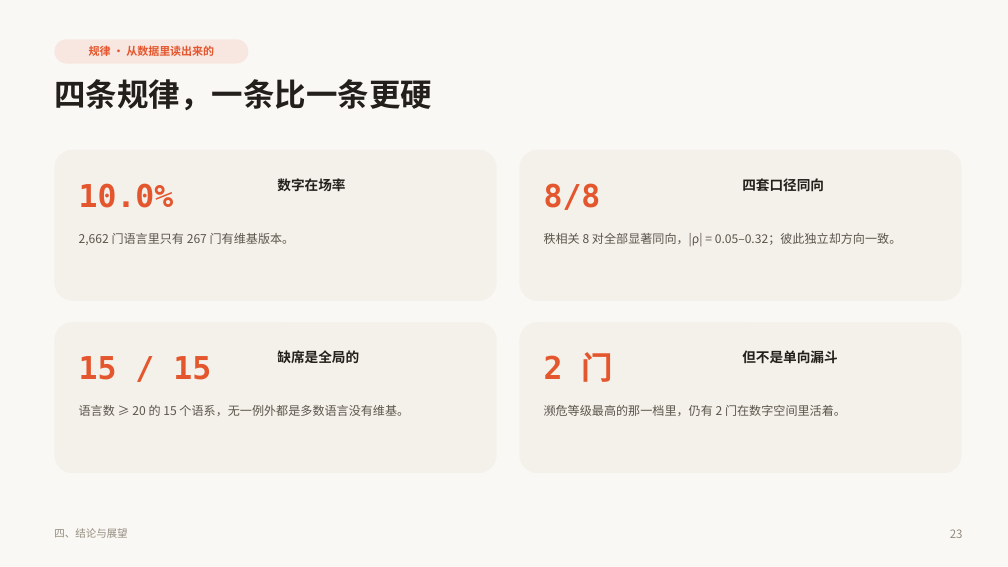
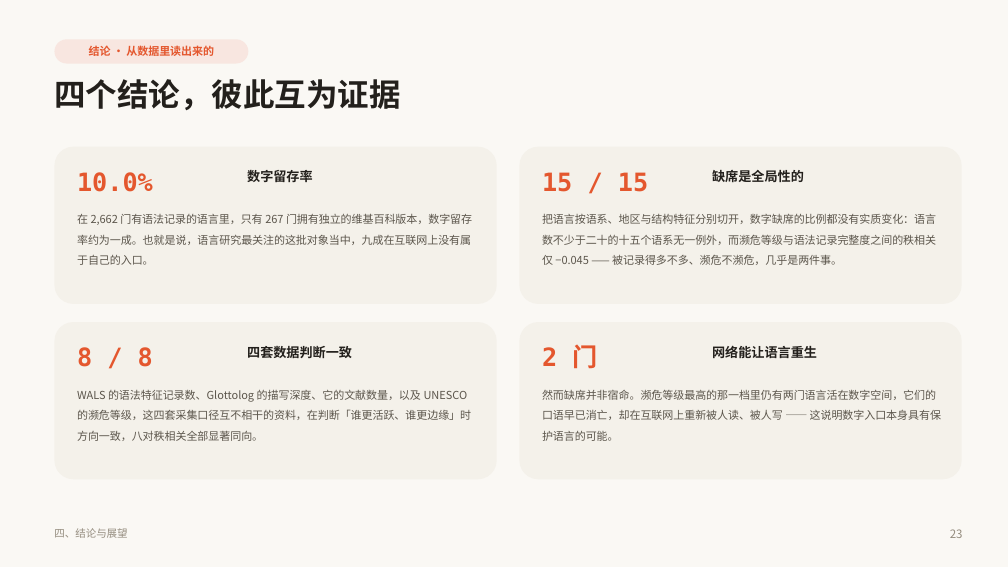
Before and after one commit to quvro/world-language-vitality-map, a slide deck: slide 23 of paper/世界语言赛博活力图谱_答辩PPT.pptx. Drawn at 1008x567 pixels with LibreOffice and Linux fonts; fonts in the diff are those of the drawing. Boxes give left, top, right and bottom in pixels: in the first picture for what was removed or moved away, otherwise in the second. Text is boxed around its words. In the diff, an @@ line names an element or a change of style, - is before the commit and + after.

```diff
--- a/paper/世界语言赛博活力图谱_答辩PPT.pptx
+++ b/paper/世界语言赛博活力图谱_答辩PPT.pptx
@@ text in rounded rectangle at (89, 46, 214, 56): text changed @@
-规律 · 从数据里读出来的
+结论 · 从数据里读出来的
@@ text at (54, 79, 400, 110): text changed @@
-四条规律，一条比一条更硬
+四个结论，彼此互为证据
@@ text "10.0%": place and size @@
-text "10.0%" at (79, 183, 174, 208)
+text "10.0%" at (77, 172, 153, 192)
@@ text at (247, 170, 313, 182): text changed; size 13 to 12.5 pt @@
-数字在场率
+数字留存率
@@ size 30 to 24 pt in 3 elements at (542, 345, 597, 369), (77, 172, 153, 192), (542, 172, 648, 192) @@
@@ text "15 / 15": place and size @@
-text "15 / 15" at (79, 356, 211, 380)
+text "15 / 15" at (542, 172, 648, 192)
@@ text at (712, 170, 804, 182): text changed; size 13 to 12.5 pt @@
-缺席是全局的
+缺席是全局性的
@@ text removed at (742, 178, 824, 191) @@
-四套口径同向
@@ text at (77, 214, 472, 265): text changed; size 11.5 to 10.5 pt @@
-2,662 门语言里只有 267 门有维基版本。
+在 2,662 门有语法记录的语言里，只有 267 门拥有独立的维基百科版本，数字留存率约为一成。也就是说，语言研究最关注的这批对象当中，九成在互联网上没有属于自己的入口。
@@ text at (542, 214, 936, 265): text changed; size 11.5 to 10.5 pt @@
-秩相关 8 对全部显著同向，|ρ| = 0.05–0.32；彼此独立却方向一致。
+把语言按语系、地区与结构特征分别切开，数字缺席的比例都没有实质变化：语言数不少于二十的十五个语系无一例外，而濒危等级与语法记录完整度之间的秩相关仅 −0.045 —— 被记录得多不多、濒危不濒危，几乎是两件事。
@@ rounded rectangle: place and size @@
-rounded rectangle at (54, 322, 497, 473)
+rounded rectangle at (54, 322, 497, 479)
@@ rounded rectangle: place and size @@
-rounded rectangle at (520, 322, 962, 473)
+rounded rectangle at (520, 322, 962, 479)
@@ text at (77, 347, 153, 367): text changed; size 30 to 24 pt @@
-8/8
+8 / 8
@@ text added at (247, 346, 352, 358), 12.5 pt, text #23201C, bold @@
+四套数据判断一致
@@ text at (712, 346, 817, 358): text changed; size 13 to 12.5 pt @@
-但不是单向漏斗
+网络能让语言重生
@@ text at (77, 390, 471, 441): text changed; size 11.5 to 10.5 pt @@
-语言数 ≥ 20 的 15 个语系，无一例外都是多数语言没有维基。
+WALS 的语法特征记录数、Glottolog 的描写深度、它的文献数量，以及 UNESCO 的濒危等级，这四套采集口径互不相干的资料，在判断「谁更活跃、谁更边缘」时方向一致，八对秩相关全部显著同向。
@@ text at (542, 390, 941, 441): text changed; size 11.5 to 10.5 pt @@
-濒危等级最高的那一档里，仍有 2 门在数字空间里活着。
+然而缺席并非宿命。濒危等级最高的那一档里仍有两门语言活在数字空间，它们的口语早已消亡，却在互联网上重新被人读、被人写 —— 这说明数字入口本身具有保护语言的可能。
```
Also in this commit, not shown: 2 other slides changed, 2 other files.
